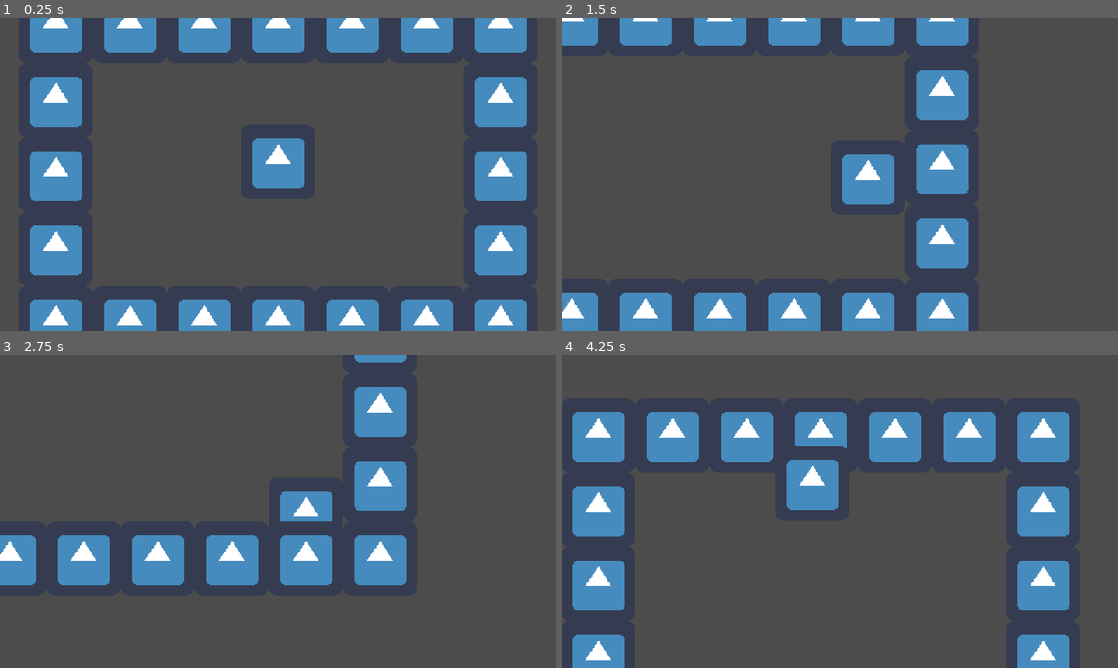
Above: before the commit, frames 1-4 (two rows, left to right).
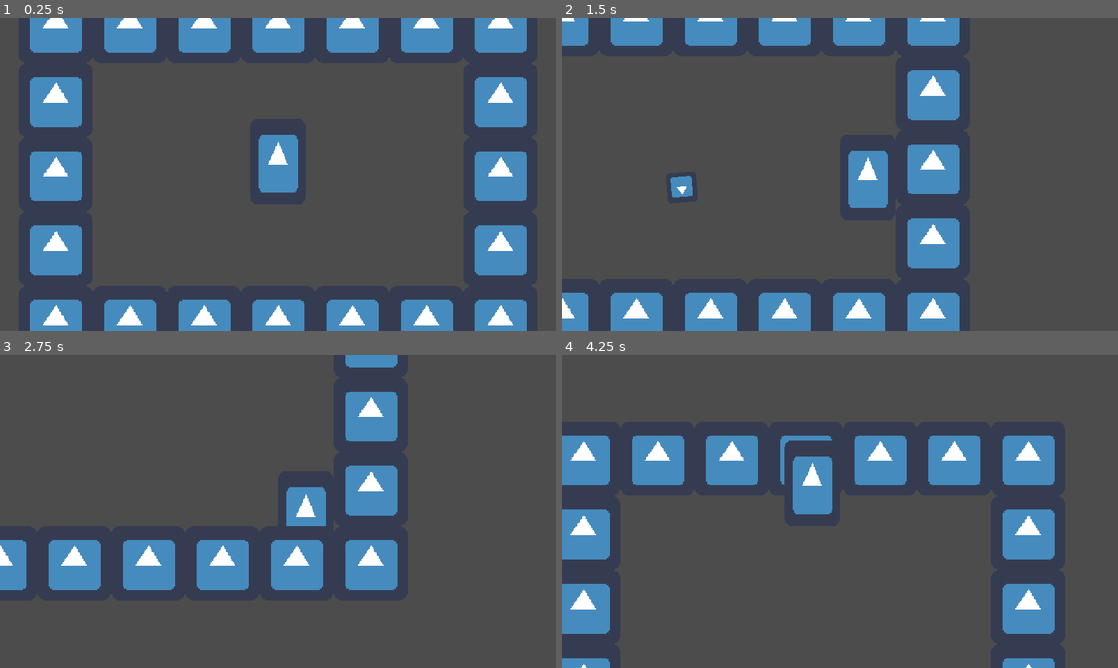
Above: after the commit, the same moments.

Repository: allannov/GodotGame
Game: Godot game, scene res://Level/Level.tscn
Same seed, same stepped clock (60 frames per second), same inputs: the game is played once before the commit and once after it. The engine's default icon, where the game draws it, is replaced by a stand-in: a white triangle on a blue panel in a dark square.
Inputs (mouse positions are in pixels of both pictures, inside the frame that each line leads up to):
- Up to frame 1 (0.25 s): no input
- Up to frame 2 (1.5 s): tap Enter at 0.5 s; move the mouse to (962, 158) at 0.52 s; hold D (move_right) 0.53-1.28 s; click (962, 158) at 0.6 s; move the mouse to (728, 190) at 1.27 s; hold S (move_down) from 1.28 s (still down); click (728, 190) at 1.35 s
- Up to frame 3 (2.75 s): move the mouse to (333, 442) at 2.02 s; release S (move_down) at 2.03 s; hold D (move_right) from 2.03 s (still down); click (333, 442) at 2.1 s
- Up to frame 4 (4.25 s): tap Space at 2.75 s; move the mouse to (812, 574) at 2.77 s; release D (move_right) at 2.78 s; hold W (move_up) 2.78-3.53 s; click (812, 574) at 2.85 s; move the mouse to (1006, 558) at 3.52 s; hold A (move_left) from 3.53 s (still down); click (1006, 558) at 3.6 s

The runs differ from the first frame. In frame 1, 0.5% of the frame differs, in the area x 45-55%, y 37-56%; in frame 2, 7.9%; in frame 3, 8.0%; in frame 4, 23%, in the area x 0-92%, y 18-100%.

Commit message:
Working bullet firing
Changes and tweaks to fighting system

Diff:
--- a/GodotGame - JIM/FightSystem/Bullet.gd
+++ b/GodotGame - JIM/FightSystem/Bullet.gd
@@ -5,15 +5,14 @@
 
 func _ready():
 	#warning-ignore:return_value_discarded
-	connect("body_entered", self, "_on_character_body_entered")
-	#look_at(get_global_mouse_position())
+	connect("body_entered", self, "_on_Bullet_body_entered")
 
 func _process(delta):
 	time += delta
-	#print("Time: %d" % time)
+	#print("Time: %d" % time) # debug
 	if time >= 2:
 		queue_free()
 
-func _on_character_body_entered(body):
+func _on_Bullet_body_entered(body):
 	if body.hittable == true:
 		queue_free()
--- a/GodotGame - JIM/Player/Player.gd
+++ b/GodotGame - JIM/Player/Player.gd
@@ -5,11 +5,16 @@
 const MAX_SPEED = 250
 const FRICTION = 1500
 const BULLET_SPEED = 1000
+const BULLET_SPAWN_DISTANCE = 45
 
 var bullet = preload("res://FightSystem/Bullet.tscn")
-var bullet_amount = 100
+var bullet_amount = 100 # have to reload MAKE THIS!!
+var fire_rate = 0.3 # items change fire_rate or spread MAKE THIS!!
+var can_fire = true
+
 var velocity = Vector2.ZERO
-var hittable = false
+
+var hittable = true
 
 func _physics_process(delta): # if something changes over time, multiply with delta
 	var input_vector = Vector2.ZERO
@@ -30,14 +35,27 @@
 	velocity = move_and_slide(velocity) # velocity relative to delta automatically
 
 	# shooting mechanic
-	if Input.is_action_just_pressed("LMB") and (bullet_amount >= 1):
+	if Input.is_action_just_pressed("LMB") and (bullet_amount >= 1) and can_fire:
 		fire_bullet()
 		if bullet_amount > 0:
 			bullet_amount -= 1
+		can_fire = false
+		yield(get_tree().create_timer(fire_rate), "timeout")
+		can_fire = true
 
 # creating a bullet when fired
 func fire_bullet():
 	var bullet_instance = bullet.instance()
-	bullet_instance.position = get_global_position()
-	bullet_instance.apply_impulse(Vector2(), Vector2(BULLET_SPEED, 0).rotated(rotation))
-	get_tree().get_root().call_deferred("add_child", bullet_instance)
+
+	var distance = get_global_mouse_position() - get_node("Position2D").get_global_position()
+	distance = distance.normalized()
+	print("Distance vector: {0}".format({"0":distance})) # debug
+
+	#print("Rotation of Player: {0}".format({"0":rotation})) # debug
+	bullet_instance.position = get_node("Position2D").get_global_position() + distance * BULLET_SPAWN_DISTANCE
+
+	bullet_instance.rotation = distance.angle()
+	bullet_instance.apply_impulse(Vector2(), Vector2(BULLET_SPEED, 0).rotated(bullet_instance.rotation))
+
+	#get_tree().get_root().call_deferred("add_child", bullet_instance) # other way of adding child
+	get_tree().get_root().add_child(bullet_instance)
--- a/GodotGame - JIM/Player/Player.tscn
+++ b/GodotGame - JIM/Player/Player.tscn
@@ -4,8 +4,8 @@
 [ext_resource path="res://Player/Player.gd" type="Script" id=2]
 
 [sub_resource type="CapsuleShape2D" id=1]
-radius = 21.0
-height = 22.0
+radius = 13.0
+height = 21.9999
 
 [node name="Player" type="KinematicBody2D"]
 script = ExtResource( 2 )
@@ -15,9 +15,11 @@
 
 [node name="Sprite" type="Sprite" parent="."]
 position = Vector2( 0, -11 )
+scale = Vector2( 0.75, 1.15625 )
 texture = ExtResource( 1 )
 
 [node name="CollisionShape2D" type="CollisionShape2D" parent="."]
+position = Vector2( 0, 12 )
 rotation = -1.5708
 shape = SubResource( 1 )
 
@@ -30,3 +32,5 @@
 drag_margin_right = 0.1
 drag_margin_bottom = 0.1
 editor_draw_drag_margin = true
+
+[node name="Position2D" type="Position2D" parent="."]
